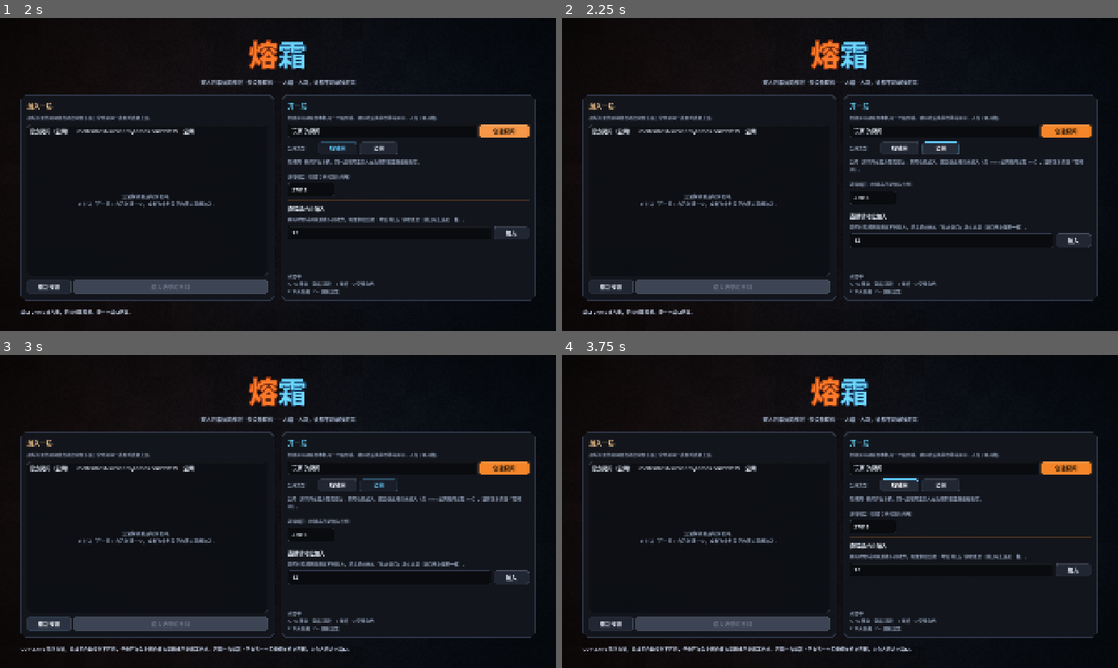
Above: before the commit, frames 1-4 (two rows, left to right).
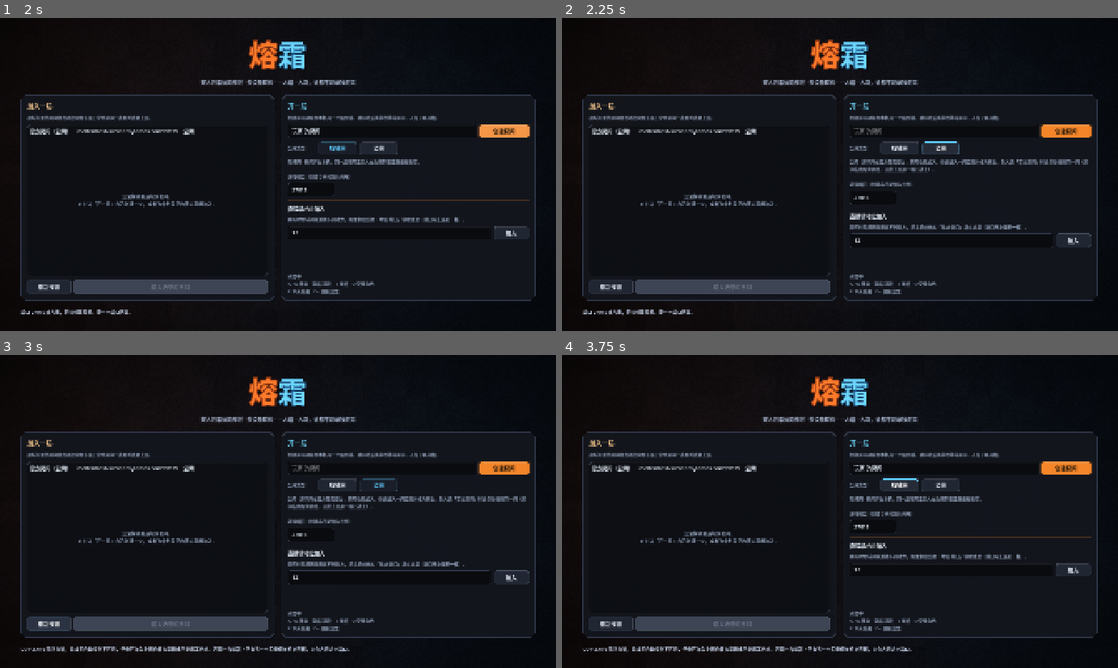
Above: after the commit, the same moments.

Repository: TCOTC/Moltenfrost
Game: Godot game, scene res://scenes/main.tscn
Same seed, same stepped clock (60 frames per second), same inputs: the game is played once before the commit and once after it.
Inputs (mouse positions are in pixels of both pictures, inside the frame that each line leads up to):
- Up to frame 1 (2 s): click (389, 233) at 0.52 s; type "12" at 0.6 s; click "创建房间" at 1.25 s
- Up to frame 2 (2.25 s): click "公网" at 2 s
- Up to frame 3 (3 s): click "重新探测" at 2.75 s
- Up to frame 4 (3.75 s): click "局域网" at 3.5 s

Frame 1 is identical in both runs. In frame 2, 0.5% of the frame differs, in the area x 52-95%, y 35-50%; in frame 3, 0.5%; in frame 4, nothing differs.

Commit message:
把公网房间接进游戏（含接线时修掉的六个 bug）
官方 27015 现在归网关，房间跑在环回 40001 起、停在大厅等人开局；**安全组不用改**。
界面上「创建房间 → 公网」= 连网关申请一间房（与点列表里的「官方房间」是同一个
网络动作）。房主改由"先进房间的人"担任，人齐之后由他开局。

接线时暴露的六个 bug，每一个在日志上都表现为"什么也没发生"：

1. **房间用过一次就作废**：人走光后没有回到大厅状态，第二批人被直接塞进一个
   已经开始的关卡（大厅不下发、一上来就生成角色），而客户端那边是卡在
   「正在等待房间信息」。整个房间池会在第一次对局之后失效。
2. **房主点了「开始游戏」没反应**：客户端也调 host_id()，而它在客户端返回 1
   （Net.is_dedicated() 在客户端是 false），客户端自己的 id 却是随机数，
   两者永不相等——守门那句直接 return，不报错。
3. **服务器端从不下发名单**：_host_game 漏设 _via_lobby，于是 in_lobby() 恒为假。
4. **客户端自己造名单**：槽位、元素、房主只有服务端知道，自造会得到
   "服务端是房主、房间名空、类型局域网"这份错内容。
5. **RPC 路径不一致导致静默失败**：驱动器把 main 挂在自己下面，路径成了
   /root/LobbyStartDrive/Main，与服务端的 /root/Main 对不上。
6. **未加引号的 heredoc 把注释里的反引号当命令执行**（server-setup.sh），
   静默改坏了 systemd 单元里的注释。

验证工具：tools/gateway-public-check.sh（大厅与房主判定 / 人齐开局进关，两阶段，
阶段之间要留够排空时间，否则上一轮的幽灵 peer 会挡住房主位置）、
tools/gateway-game-check.sh（网关的逐流 NAT 与房间隔离）、
tests/lobby_start_drive.tscn（驱动器：在无头环境里代替真人点那个按钮）。

在服务器本机验证时要连 127.0.0.1 而不是公网域名：后者走 hairpin NAT，
多数云网络不支持，表现为网关一个包都收不到（pkts_in=0），看着像网关坏了。

Diff:
--- a/scripts/lobby.gd
+++ b/scripts/lobby.gd
@@ -43,7 +43,14 @@
 @onready var _leave: Button = $Root/Layout/Footer/Buttons/Leave
 @onready var _status: Label = $Root/Layout/Footer/Status
 
-## 本机是不是房主（= 服务端）。只有房主能开局，所以这个标记决定按钮是可点还是说明。
+## 本机是不是房主。**从名单里推出来**，而不是自己去问「本机是不是服务端」。
+## 两个理由：
+##   1. 公网房间跑在专用服务端上，peer 1 是无头进程、不是玩家，那个判据在那边
+##      会让按钮永远是灰的（见 scripts/main.gd 的 host_id）。
+##   2. 这里**不能引用 Net**：--script 模式不注册自动加载单例，引用它会以
+##      「Identifier not found: Net」编译失败，而 menu.gd 引用了本文件，
+##      于是连初始界面的接线测试都跑不起来（仓库里记过这个坑）。
+##      名单里的 you 与 host 已经够用：两者同时为真就是本机是房主。
 var _is_host := false
 var _player_count := 0
 ## 一条临时说明（例如"对方已断开"）。非空时它压过按名单推出来的那句小结，
@@ -70,12 +77,12 @@
 	return "公网" if kind == Kind.PUBLIC else "局域网"
 
 
-## 打开大厅。`is_host` 决定「开始游戏」是可点还是只作说明（只有房主能开局）。
-func open(is_host: bool) -> void:
-	_is_host = is_host
+## 打开大厅。名单还没到，因此房主是谁、有几个人都要等 apply() 才知道。
+func open() -> void:
 	visible = true
 	_clear_rows()
 	_player_count = 0
+	_is_host = false
 	# 名单要等主机下发（槽位与元素只有服务端分得出来），这句占位让面板在那之前不是空的。
 	_notice = "正在等待房间信息…"
 	_refresh()
@@ -85,9 +92,10 @@
 	visible = false
 
 
-## 用服务端下发的房间信息刷新整屏。各端收到的内容相同，因此显示不会互相矛盾。
-## 形状：{name: String, kind: int, address: String, players: Array[Dictionary]}
-## 每个玩家项：{id: int, slot: int, element: int, host: bool}
+## 用服务端下发的房间信息刷新整屏。各端收到的内容相同，但是**you 是各端自己补的**
+##（见 main.gd 的 _with_local_flags），因此房主这一判断在各端会得出各自的答案。
+## 形状：{name: String, kind: int, address: String, host_id: int, players: Array[Dictionary]}
+## 每个玩家项：{id: int, slot: int, element: int, host: bool, you: bool}
 func apply(info: Dictionary) -> void:
 	_room_name.text = String(info.get("name", "未命名房间"))
 	_kind.text = "类型 · %s" % kind_name(int(info.get("kind", Kind.LAN)))
@@ -97,9 +105,12 @@
 	_address.text = address if not address.is_empty() else "—"
 	_clear_rows()
 	var entries: Array = info.get("players", [])
+	_is_host = false
 	for entry in entries:
 		if entry is Dictionary:
 			_add_row(entry)
+			if bool((entry as Dictionary).get("you", false)) and bool((entry as Dictionary).get("host", false)):
+				_is_host = true
 	_player_count = entries.size()
 	_count.text = "在场 %d 人" % _player_count
 	# 名单变了就把临时说明清掉，让位给按新名单推出来的小结。
@@ -170,23 +181,23 @@
 	else:
 		_start.disabled = not enough
 		_start.text = "开始游戏" if enough else "开始游戏（还差 %d 人）" % (MIN_PLAYERS - _player_count)
-	_start_hint.text = _hint_text(enough)
-	_set_status(_notice if not _notice.is_empty() else _summary())
+	_start_hint.text = _hint_text(enough, _is_host)
+	_set_status(_notice if not _notice.is_empty() else _summary(_is_host))
 
 
 ## 按当前名单推出来的那句小结。与 _hint_text 分开：
 ## 那一句说的是"按钮为什么能点/不能点"（常驻在按钮上方），
 ## 这一句说的是"现在是什么情况"（在底部的状态行），两者受众位置不同。
-func _summary() -> String:
-	if not _is_host:
+func _summary(is_host: bool) -> String:
+	if not is_host:
 		return "已进入房间，等房主点「开始游戏」。"
 	if _player_count >= MIN_PLAYERS:
 		return "可以开始了。也可以再等一会儿，看看还有没有人进来。"
 	return "等待对方加入。这个房间已经在局域网里广播过了，对方打开游戏就能在列表里看到它。"
 
 
-func _hint_text(enough: bool) -> String:
-	if not _is_host:
+func _hint_text(enough: bool, is_host: bool) -> String:
+	if not is_host:
 		return "已经进入房间，等房主点「开始游戏」。"
 	if enough:
 		return "人齐了，点下面的「开始游戏」进入关卡。也可以等一会儿，让更多人加入。"
--- a/scripts/main.gd
+++ b/scripts/main.gd
@@ -52,6 +52,8 @@
 var _discovery: LanDiscovery = null
 ## 等待房间。它只在**界面路径**上出现（命令行 --host/--join 仍是「连上即开局」）。
 var _lobby: Lobby = null
+## 最近一次从服务端收到的大厅信息里，房主是谁。客户端唯一的来源，见 is_local_host()。
+var _host_id_from_server := 0
 ## 本局是否已经开始。开局之前不生成任何角色：大厅只报「谁在房间里」，场上没有人。
 ##
 ## 用「不生成」而不是「生成了但冻住」：后者要先处理冻结时的物理、死亡与技能，
@@ -67,10 +69,15 @@
 var _join_target: String = ""
 ## `--advertise` 给的对外地址，只用于提示文案。空表示没给。
 var _advertise: String = ""
+## 服务端只在这个地址上监听。空 = 通配（局域网房间用）；公网房间固定为环回。
+var _bind_ip: String = ""
 var _port: int = 0
 var _notice: String = ""
 ## peer id 到槽位的对应，只在服务端维护。
 var _slots: Dictionary = {}
+## 服务端侧：玩家加入的先后。**房主由它决定**（第一个还在线的人），
+## 而不是看谁是 peer 1。理由见 host_id()。
+var _join_order: Array[int] = []
 var _stats_enabled: bool = false
 var _stats_elapsed: float = 0.0
 ## 本区间内的帧时范围。帧时本身跳动大，说明画面在抖，而不是远端角色的位置在停。
@@ -118,6 +125,7 @@
 	var opts := NetCmdline.from_process()
 	_port = int(opts.get("port", Net.DEFAULT_PORT))
 	_advertise = String(opts.get("advertise", ""))
+	_bind_ip = String(opts.get("bind", ""))
 	_stats_enabled = opts.has("net_stats")
 	# 手感数值可临时覆盖，便于不动代码地扫参。不给参数时取脚本里的默认值，
 	# 因此这里只是把命令行值写回同一个静态变量；推算式见 player.gd 里各自的注释。
@@ -146,15 +154,20 @@
 	_report_feel()
 
 	if opts.has("join"):
-		_begin_join(String(opts["join"]), _port)
+		# `--lobby` 对两个方向都适用：公网房间的客户端也停在大厅等人开局，
+		# 而它只能以客户端身份加入（见 docs/公网房间方案.md 路线 ②）。
+		# 不带则仍然是"连上即开局"——专用服务端与交付前自检依赖它。
+		_begin_join(String(opts["join"]), _port, opts.has("lobby"))
 		return
 
 	# 无头运行时没有人能点界面，因此直接当专用服务端——AGENTS.md 的交付前自检用的就是这条路径。
+	# 带了 `--lobby` 时改为停在大厅等人开始：公网房间由网关按需分配玩家，
+	# 谁先到谁当房主，因此服务端不能自己就开局（见 docs/公网房间方案.md 路线 ②）。
 	if DisplayServer.get_name() == "headless":
-		_host_game("", _port, true)
+		_host_game("", _port, true, opts.has("lobby"))
 		return
 	if opts.has("host"):
-		_host_game("", _port, false)
+		_host_game("", _port, false, opts.has("lobby"))
 		return
 	# 有画面而不带参数：停在初始界面上，由玩家决定创建房间还是加入别人的房间。
 	_show_menu(_port)
@@ -211,7 +224,7 @@
 	_hud.visible = false
 	_menu_camera.enabled = true
 	_menu_camera.make_current()
-	_lobby.open(Net.is_server())
+	_lobby.open()
 	_refresh_lobby()
 
 
@@ -220,30 +233,89 @@
 		_lobby.close()
 
 
-## 把本机的那份名单画出来。服务端与客户端走同一个函数，
-## 区别只在名单从哪来（本地构造 vs 收到的 RPC），因此两端的显示不会分叉。
+## 把本机的那份名单画出来。**只有服务端构造名单**：槽位、元素、房主都只有它知道，
+## 客户端自己造会造出一份错内容——它会把自己那个 peer 1（就是服务端）当成房主、
+## 房间名与类型都是自己的默认值（实测：客户端显示“房主 peer 1”“房间「」类型局域网”，
+## 而服务端报的是完全不同的东西）。客户端只等 _rpc_lobby_info。
 func _refresh_lobby() -> void:
-	if _lobby == null:
-		return
-	_lobby.apply(_with_local_flags(_lobby_info()))
+	if _lobby == null or not Net.is_server():
+		return
+	_apply_lobby(_lobby_info())
+
+
+## 把名单落到界面上，并留一行日志。两端的名单（服务端自己构造的、客户端收到的）
+## 都汇聚到这里，因此“谁在什么时候看到几号人”只有一个来源。
+##
+## 那行日志不是装饰：公网房间里“客户端卡在大厅的等待文案上”与“服务端没下发名单”
+## 在日志上完全一样（都是什么也没发生），而只有这一行能区分它们——
+## 收到了没有、收到几个人、房主是谁。因此它留在正式代码里，不进测试脚本。
+func _apply_lobby(info: Dictionary) -> void:
+	_host_id_from_server = int(info.get("host_id", 0))
+	var marked := _with_local_flags(info)
+	if _lobby != null:
+		_lobby.apply(marked)
+	var who := int(info.get("host_id", 0))
+	var players: Array = marked.get("players", [])
+	print("[lobby] 名单：%d 人  房主 peer %d  房间「%s」 类型 %s  %s" % [
+		players.size(), who, String(info.get("name", "")),
+		Lobby.kind_name(int(info.get("kind", 0))),
+		"我是房主" if is_local_host() else "等待房主",
+	])
 
 
 ## 服务端把名单下发给各端。客户端不能自己推：槽位与元素只有服务端分配得出来。
+##
+## 下发的条件**不看本机的大厅界面是否可见**：公网房间是无头的，它没有可见的大厅，
+## 但必须把名单下发出去，否则客户端根本进不了大厅（它们的界面上会一直是空的）。
 func _broadcast_lobby() -> void:
-	# 不在大厅里就不发。对局中重发名单没有接收方，而这条路径会被
-	# peer_connected/peer_disconnected 无条件调到，包括晚加入的时候。
-	if _lobby == null or not _lobby.visible:
-		return
-	_refresh_lobby()
+	if _lobby != null and _lobby.visible:
+		_refresh_lobby()
+	if not in_lobby():
+		return
 	if Net.is_server() and not multiplayer.get_peers().is_empty():
 		_rpc_lobby_info.rpc(_lobby_info())
+
+
+## 本局是不是还停在大厅。服务端与客户端共用同一个判据，
+## 因此"什么时候该显示名单、什么时候该收下"两端不会分叉。
+func in_lobby() -> bool:
+	return _via_lobby and not _game_started
+
+
+## 房间的房主。**由"谁先进来"决定**，不是看谁是 peer 1。
+##
+## 为什么不能看 peer 1：公网房间跑在专用服务端上，peer 1 是那个无头进程、
+## 根本不是玩家，于是 `Net.is_server()` 在所有客户端上都是 false——
+## 按它判断的话这个房间**没有人能开局**（按钮永远是灰的）。
+## 局域网房间不受影响：它的 peer 1 就是房主自己，两者结果一致。
+##
+## **这个函数只在服务端有意义**（加入顺序只有服务端有）。
+## 客户端请用 is_local_host()——它读的是服务端下发的那一份。
+## 实测踩到的坑：早先客户端也调这里，`Net.is_dedicated()` 在客户端是 false，
+## 于是它返回 1，而客户端自己的 id 是随机数，两者永不相等——
+## 结果是房主点了「开始游戏」**什么也没发生**（守门那句直接 return，不报错）。
+func host_id() -> int:
+	if not Net.is_server():
+		return 0
+	if not Net.is_dedicated():
+		return 1
+	if _join_order.is_empty():
+		return 0
+	return _join_order[0]
+
+
+## 本机是不是房主。两端各用自己的那份信息：
+##   服务端 —— 自己算的 host_id()
+##   客户端 —— **服务端下发的那一份**（自己算不出来）
+func is_local_host() -> bool:
+	var who := host_id() if Net.is_server() else _host_id_from_server
+	return who != 0 and who == Net.local_id()
 
 
 ## 大厅要显示的内容。形状见 Lobby.apply 的说明。
 func _lobby_info() -> Dictionary:
 	var entries: Array = []
-	# 房主本人（peer 1）也是一个玩家。专用服务端不是玩家，但它不会走到这里
-	#（无头启动不开界面），因此 _room_name 与 _join_hint 在那边也不适用。
+	# 房主本人（peer 1）也是一个玩家。专用服务端不是玩家，所以不进名单。
 	if not Net.is_dedicated():
 		entries.append(_lobby_entry(1))
 	for id in multiplayer.get_peers():
@@ -252,6 +324,7 @@
 		"name": _room_name,
 		"kind": _room_kind,
 		"address": _join_hint(),
+		"host_id": host_id(),
 		"players": entries,
 	}
 
@@ -262,7 +335,7 @@
 		"id": id,
 		"slot": slot,
 		"element": _element_for(slot),
-		"host": id == 1,
+		"host": id == host_id(),
 		# 这里**不写 "you"**：它在各端是不同的，而这份字典是服务端构造后原样下发的，
 		# 写进去等于把房主的答案发给所有人（所有人都会看到自己那一行变成房主）。
 	}
@@ -285,12 +358,19 @@
 
 # ---------------------------------------------------------------- 开局
 
+## 房主点了「开始游戏」。
+##
+## 两种房间走两条路，因为"服务端"在两边不是同一个东西：
+##   局域网（listen server）—— 房主就是服务端，直接开局
+##   公网（专用服务端）—— 房主是个普通客户端，只能**请**服务端开局
+## 服务端收到请求后会再校一次发送者是不是房主（见 _rpc_request_start）。
 func _on_lobby_start_requested() -> void:
-	# 只有房主能开局。界面已经把按钮置灰，这里再判一次：
-	# 开局是不可逆的动作（会生成角色、广播通知），值得再挡一道。
-	if not Net.is_server():
-		return
-	_start_game()
+	if not is_local_host():
+		return
+	if Net.is_server():
+		_start_game()
+		return
+	_rpc_request_start.rpc_id(1)
 
 
 func _on_lobby_leave_requested() -> void:
@@ -327,8 +407,17 @@
 func _host_game(room_name: String, port: int, dedicated: bool, via_lobby: bool = false) -> void:
 	_room_name = room_name if not room_name.is_empty() else LanDiscovery.default_room_name()
 	_port = port
+	# 这两个标记必须成对设置。少设 `_via_lobby` 的后果不是界面难看，而是**名单根本不下发**——
+	# `_broadcast_lobby()` 与 `in_lobby()` 都看它，于是客户端等在大厅里什么也收不到，
+	# 而日志里只有一句“已连接到主机”。这个坑实测踩过一轮（服务器端永远不广播）。
+	_via_lobby = via_lobby
 	_game_started = not via_lobby
-	if Net.host(_port, dedicated) != OK:
+	# 只绑环回的房间就是**网关背后那件**（见 docs/公网房间方案.md 路线 ②），
+	# 因此它的类型是公网。这件事服务端自己就能判定（看绑定地址），
+	# 不需要别人告诉它——否则大厅会把它显示成局域网，与实际不符。
+	if _bind_ip.begins_with("127.") or _bind_ip == "::1":
+		_room_kind = Lobby.Kind.PUBLIC
+	if Net.host(_port, dedicated, _bind_ip) != OK:
 		# 唯一可预期的失败是端口被占用（例如开发实例还开着同一个端口）。
 		# 有画面时回到界面让人换端口重试，无头时只能把原因写进日志。
 		var message := "端口 %d 被占用，无法创建房间。换一个端口再试。" % _port
@@ -376,6 +465,8 @@
 	_game_started = false
 	_via_lobby = false
 	_room_kind = Lobby.Kind.LAN
+	_join_order.clear()
+	_host_id_from_server = 0
 	if DisplayServer.get_name() == "headless":
 		# 无头运行时没有界面可回，停在"尚未开始会话"状态即可。
 		_refresh_status()
@@ -402,6 +493,14 @@
 func _start_announcing() -> void:
 	if Net.port <= 0:
 		print("[lan] 本机端口由系统分配，不广播房间（别人拿不到可以连接的端口）")
+		return
+	# 绑环回的房间不广播：局域网里的人即使看到这个房间也连不上——房间的地址是
+	# 127.0.0.1，游戏端口也只在本机环回上监听。广播只会往别人的列表里塞一个假条目。
+	# 公网房间靠网关发现，不需要广播。
+	if _bind_ip.begins_with("127.") or _bind_ip == "::1":
+		print("[lan] 房间只绑在环回上（%s），不广播到局域网：对方应经网关 %s 加入" % [
+			_bind_ip, _join_hint(),
+		])
 		return
 	_discovery.announce(func() -> Dictionary:
 		return {
@@ -423,8 +522,30 @@
 
 
 func _on_menu_host_requested(room_name: String, port: int, kind: int) -> void:
+	if kind == Lobby.Kind.PUBLIC:
+		_create_public_room(room_name)
+		return
 	_room_kind = kind
 	_host_game(room_name, port, false, true)
+
+
+## 「创建房间 → 公网」。
+##
+## 它**不是在本机开服务端**：公网房间必须开在一台有公网地址的机器上（见
+## docs/公网房间方案.md）。因此这里走的是"连到官方网关，由它分配一个房间"，
+## 与列表里点「官方房间」是同一个网络动作。区别只在界面怎么描述这件事，
+## 以及房间里的人从哪来（网关把下一个人也分到这个房间）。
+##
+## 代价要说清楚：房间名是官方服务端给的，玩家在这里填的名字用不上（服务端不知道）。
+## 想让玩家自己命名，需要把名字随握手一起发（方案文档里的 ②b，要自定义 peer）。
+func _create_public_room(room_name: String) -> void:
+	_room_kind = Lobby.Kind.PUBLIC
+	var host := ProductConfig.official_host()
+	var port := ProductConfig.official_port()
+	print("[session] 创建公网房间：经官方网关 %s:%d 分配（本机填的名字「%s」由服务端忽略）" % [
+		host, port, room_name,
+	])
+	_begin_join(host, port, true)
 
 
 func _on_menu_join_requested(address: String, port: int) -> void:
@@ -443,11 +564,15 @@
 ## 对方应当填的 "地址:端口"。优先用 `--advertise` 给的值，否则用本机的局域网地址。
 ## 存在的理由：云服务器上 IP.get_local_addresses() 只有 VPC 私网地址（172.16.x.x），
 ## 对外没有意义；而公网地址是 NAT 映射的，网卡上根本不存在，程序无从得知。
+##
+## `--advertise` 允许带端口（"host:port"）。公网房间必须这么给：它自己监听的是
+## 40000 段的一个环回端口，而对方该填的是**网关**的 27015，两者不同，
+## 所以不能让这里用 _port 去拼。局域网仍然只给地址，端口取本机实际监听的那个。
 func _join_hint() -> String:
+	if not _advertise.is_empty():
+		return _advertise if _advertise.contains(":") else "%s:%d" % [_advertise, _port]
 	if _port <= 0:
 		return ""
-	if not _advertise.is_empty():
-		return "%s:%d" % [_advertise, _port]
 	for address in _lan_addresses():
 		return "%s:%d" % [address, _port]
 	return ""
@@ -482,6 +607,10 @@
 	print("[session] peer %d 已连接" % id)
 	# 只有服务端负责生成角色，其余 peer 等生成包到达即可。
 	if Net.is_server():
+		# 加入顺序要**先记**：host_id() 取的是第一个还在线的人，
+		# 而下面那句 _broadcast_lobby() 会把它写进下发的名单里。
+		if not _join_order.has(id):
+			_join_order.append(id)
 		# 槽位在**连接的那一刻**就分配，而不是等到开局。理由是大厅要显示
 		# 「谁是熔、谁是霜」（元素由槽位推出来，见 _element_for）；
 		# 等到开局才分的话，大厅里只能显示一串没有意义的 peer 号。
@@ -501,12 +630,36 @@
 	# 同样只有服务端负责销毁；这次销毁由 MultiplayerSpawner 同步给其余 peer。
 	if Net.is_server():
 		_slots.erase(id)
+		# 退出的若是房主，host_id() 会自动交给下一个还在线的人（见它的实现）。
+		# 这就是为什么房主不能是一个固定下发过一次的 id。
+		_join_order.erase(id)
 		_game.on_peer_left(id)
 		var player := _players.get_node_or_null(_peer_node_name(id))
 		if player != null:
 			player.queue_free()
 	_broadcast_lobby()
+	# 房间里一个人都不剩时回到空闲状态，等下一批人。
+	#
+	# **公网房间必须这样做。** 它们由网关按需使用，而一个"用过一次就永远停在对局中"
+	# 的房间会让整个房间池在第一次对局之后就失效：后面连进来的人会被直接塞进一个
+	# 已经开始的关卡（大厅不下发、一上来就生成角色，而客户端那边的表现是
+	# 一直卡在「正在等待房间信息」）。
+	# 实测踩到过：一次成功的对局之后该房间就再也不发大厅名单，看着像网关坏了。
+	if Net.is_server() and _via_lobby and multiplayer.get_peers().is_empty():
+		_reset_to_lobby()
 	_refresh_status()
+
+
+## 把房间收回空闲状态：清掉这一局留下的一切，重新打开大厅等下一批玩家。
+## 走的是与首次进大厅完全相同的那条路径（_show_lobby），因此两处的状态不会分叉。
+func _reset_to_lobby() -> void:
+	_game_started = false
+	# 加入顺序必须清掉：房主是"第一个进来的人"，而上一局的顺序留着的话，
+	# 下一批人里会有一个早就不在房间里的 peer 被认成房主 —— 于是谁也点不了开始。
+	_join_order.clear()
+	_clear_players()
+	print("[lobby] 房间已回到空闲状态，等下一批玩家")
+	_show_lobby()
 
 
 ## MultiplayerSpawner 的生成函数。各端都会用同一份参数调用它，
@@ -716,9 +869,22 @@
 ## 「两端各持一份名单、其中一份落后了」这种 bug 的代价。
 @rpc("authority", "call_remote", "reliable")
 func _rpc_lobby_info(info: Dictionary) -> void:
-	if _lobby == null:
-		return
-	_lobby.apply(_with_local_flags(info))
+	_apply_lobby(info)
+
+
+## 客户端向服务端请求开局（公网房间里房主是个普通客户端，见 _on_lobby_start_requested）。
+##
+## `any_peer` 是必须的：发起者不是权威节点。因此**服务端必须自己校发送者**，
+## 不能假定“能调到我这个方法的都是好人”——否则任何一个客户端都能把全房间拉进对局。
+@rpc("any_peer", "call_remote", "reliable")
+func _rpc_request_start() -> void:
+	if not Net.is_server():
+		return
+	var sender := multiplayer.get_remote_sender_id()
+	if sender != host_id():
+		print("[session] 忽略 peer %d 的开局请求：房主是 peer %d" % [sender, host_id()])
+		return
+	_start_game()
 
 
 # ---------------------------------------------------------------- 状态显示
--- a/scripts/menu.gd
+++ b/scripts/menu.gd
@@ -84,7 +84,9 @@
 	_lan_kind.button_pressed = true
 	_lan_kind.toggled.connect(func(on: bool) -> void: if on: _set_room_kind(Lobby.Kind.LAN))
 	_pub_kind.toggled.connect(func(on: bool) -> void: if on: _set_room_kind(Lobby.Kind.PUBLIC))
-	_refresh_kind_hint()
+	# 走同一条设置路径而不是直接 _refresh_kind_hint()：房间名那一格的锁状态也归它管，
+	# 两条路会分成两种初始状态。
+	_set_room_kind(Lobby.Kind.LAN)
 	# 探测逻辑是界面自己的子节点：界面关掉就不再接收广播，也就不会占用探测端口。
 	_discovery = LanDiscovery.new()
 	_discovery.rooms_changed.connect(_on_rooms_changed)
@@ -140,22 +142,23 @@
 	_start_probing()
 
 
-## 创建房间：把房间名、端口与公开类型交给入口脚本，由它决定怎么启动服务端。
+## 创建房间。局域网在本机开服务端；公网是连到官方网关、由它分配一个房间
+## （见 scripts/main.gd 的 _create_public_room）。两者都只发信号，怎么启动由入口脚本决定。
 func _on_host_pressed() -> void:
-	var port := _parse_port()
-	if port <= 0:
-		return
-	if _room_kind == Lobby.Kind.PUBLIC:
-		# 公网房间要开在官方服务器上，而服务端那一侧还没有（见 docs/公网房间方案.md）。
-		# 这里如实说明，而不是在本机开一个表面叫“公网”的房间：
-		# 那种房间跨网根本连不上，而界面上它看起来与真公网房间一模一样。
-		_set_status("公网房间需要官方服务端支持，当前版本请选「局域网」。")
-		return
 	var room_name := _room_name.text.strip_edges()
 	if room_name.is_empty():
 		room_name = LanDiscovery.default_room_name()
 	# 写回界面，让玩家看到实际生效的房间名。
 	_room_name.text = room_name
+	if _room_kind == Lobby.Kind.PUBLIC:
+		# 这一条不校验端口：公网房间开在官方服务器上，本机这个端口根本用不上，
+		# 而因为它填错就不让创建会让人莫名其妙。
+		_set_busy("正在向官方服务器申请房间…")
+		host_requested.emit(room_name, 0, _room_kind)
+		return
+	var port := _parse_port()
+	if port <= 0:
+		return
 	_set_busy("正在创建房间…")
 	host_requested.emit(room_name, port, _room_kind)
 
@@ -184,14 +187,21 @@
 ## 切换公开类型。只改状态与那行说明，不发信号——发信号是点「创建房间」时的事。
 func _set_room_kind(kind: int) -> void:
 	_room_kind = kind
+	# 公网房间的名字由官方服务端给（它不知道本机填了什么），因此这一格在公网下锁上。
+	# 留着一个填了但不生效的输入框是最差的一种：玩家会以为房间名是他定的。
+	# `not _busy` 那一半是必要的：创建进行中时所有输入都被锁着，
+	# 而这里若只按类型判断，会把那一格在这一刻意外解锁。
+	_room_name.editable = kind != Lobby.Kind.PUBLIC and not _busy
 	_refresh_kind_hint()
 
 
 ## 类型说明。两个选项各有一句“选了会怎么样”，而不是只给一个名字：
-## “公网/局域网”对不熟悉网络的人来说不是自明的，尤其是跨网时能不能连上这件事。
+## “公网/局域网”对不熟悉网络的人来说不是自明的，尤其是跨网时能不能加入这件事。
+## 公网那句还要说清一个容易被误解的点：那个按钮不是在“本机开服”，
+## 玩家拿到的是官方服务器上的一间房。
 func _refresh_kind_hint() -> void:
 	if _room_kind == Lobby.Kind.PUBLIC:
-		_kind_hint.text = "公网 · 房间开在官方服务器上，跨网也能加入。服务端支持尚未接入（见 docs/公网房间方案.md），当前版本请选「局域网」。"
+		_kind_hint.text = "公网 · 房间开在官方服务器上，跨网也能加入。你会进入一间空房并成为房主，别人选「官方房间」时会与你分到同一间（房间名由服务器给，因此上面那一格已锁上）。"
 	else:
 		_kind_hint.text = "局域网 · 房间开在本机，同一局域网里的人在左侧列表里就能看到它。"
 
@@ -363,6 +373,9 @@
 		else:
 			(node as Button).disabled = not enabled
 	if enabled:
+		# 解除锁定时要把公网下该锁的那一格重新锁上：上面那个循环是“一刀切”，
+		# 而房间名在公网下始终不可编辑（理由见 _set_room_kind）。
+		_room_name.editable = _room_kind != Lobby.Kind.PUBLIC
 		_update_join_enabled()
 
 
--- a/scripts/net/net.gd
+++ b/scripts/net/net.gd
@@ -190,10 +190,17 @@
 	return multiplayer.get_unique_id()
 
 
-## 开始监听。绑定地址用默认的通配符，因此环回与局域网网卡同时生效：
+## 开始监听。默认绑定地址是通配符，因此环回与局域网网卡同时生效：
 ## 同一台机器上的第二个实例连 127.0.0.1，局域网内其他设备连内网 IP，都不需要额外配置。
-func host(p_port: int = DEFAULT_PORT, p_dedicated: bool = false) -> Error:
+##
+## `bind_ip` 只在**公网房间**里用，且固定传环回（见 docs/公网房间方案.md 路线 ②）：
+## 那些房间由网关在 27015 上分流，房间自己的端口（40000 段）不该出现在任何对外网卡上。
+## 这样即便安全组以后意外放行了那一段，外部也进不来——安全边界不靠安全组单独撑着。
+## 注意 create_server() 没有绑定地址参数，要先用 set_bind_ip() 指定。
+func host(p_port: int = DEFAULT_PORT, p_dedicated: bool = false, bind_ip: String = "") -> Error:
 	var peer := ENetMultiplayerPeer.new()
+	if not bind_ip.is_empty():
+		peer.set_bind_ip(bind_ip)
 	var err := peer.create_server(p_port, MAX_CLIENTS)
 	if err != OK:
 		push_error("端口 %d 无法监听：%s" % [p_port, error_string(err)])
--- a/scripts/net/net_cmdline.gd
+++ b/scripts/net/net_cmdline.gd
@@ -10,6 +10,11 @@
 ## 但直接写在引擎参数里也接受。`--host` 这类名字不与引擎自带参数冲突，
 ## 而未识别的参数引擎会忽略（官方文档明确写了不会给出任何提示），
 ## 所以两种写法都扫一遍，后扫到的覆盖先扫到的。
+##
+## 与服务端分流相关的两个参数：
+##   --bind <地址>   服务端只在该地址上监听（公网房间传 127.0.0.1）
+##   --lobby         停在大厅，等房主点开始（不带则连上即开局）。
+##                   `--host` 与 `--join` 两个方向都适用。
 
 
 ## 读取本进程的命令行，返回形如 {"host": true, "join": "1.2.3.4", "port": 27015} 的字典。
@@ -54,6 +59,19 @@
 					i += 1
 			"--net-stats":
 				opts["net_stats"] = true
+			"--lobby":
+				# 启动后停在大厅，等人齐由房主点开始。公网房间用这个：它们由网关按需
+				# 分配玩家，谁先到谁当房主，因此服务端不能自己就开局。
+				# 不带这个开关的无头启动仍然是"连上即开局"——交付前自检依赖它。
+				opts["lobby"] = true
+			"--bind":
+				# 服务端的绑定地址。公网房间固定传 127.0.0.1，理由见 net.gd 的 host()。
+				var bind_raw := _value_at(args, i + 1)
+				if bind_raw.is_empty():
+					push_error("--bind 后面需要接一个地址，例如 --bind 127.0.0.1")
+				else:
+					opts["bind"] = bind_raw
+					i += 1
 			"--autopilot":
 				opts["autopilot"] = true
 			"--autopilot-stop":
--- /dev/null
+++ b/tests/lobby_start_drive.gd
@@ -0,0 +1,122 @@
+extends Node
+## 「等待大厅 → 人齐 → 房主开局 → 两人进同一关」这条路径的驱动器。
+##
+## 用法（以场景为入口跑一个**客户端**，两个客户端都跑它）：
+##   godot --headless --path . res://tests/lobby_start_drive.tscn -- \
+##         --join <网关或主机> --port 27015 --lobby
+##
+## 为什么要它：headless 的客户端点不了按钮，而"人齐才允许开始"是需求的核心，
+## 而 tools/net-smoke.mjs 走的全是 `--host`/`--join` 的"连上即开局"，
+## 因此这条路径原先没有任何自动检查覆盖。
+##
+## 两个客户端跑同一个场景，各自按自己的角色行事：
+##   房主  —— 看到 ≥2 人时请求开局（就是真人点那个按钮会走的那条路）
+##   非房主 —— 什么都不做，只等开局通知
+## 两边的断言是一样的：`_game_started` 变真 + 场上出现 2 个角色。
+## 非房主那一边同时证明了**开局通知真的广播到了客户端**（只断言房主那侧不够）。
+##
+## 退出码 0 表示通过。
+
+const MAIN_SCENE := preload("res://scenes/main.tscn")
+## 等开局的上限。要容得下：连上（约 1 秒）+ 名单下发 + 另一个客户端进来 + 生成包往返。
+const WAIT_LIMIT := 40.0
+## 开局之后等生成包的时间。
+const SETTLE := 2.0
+
+var _main: Node = null
+var _elapsed := 0.0
+var _settle_left := -1.0
+var _finished := false
+var _requested := false
+var _diag_left := 0.0
+var _frames := 0
+
+
+func _ready() -> void:
+	_main = MAIN_SCENE.instantiate()
+	# **必须挂到 /root 下、并延用 "Main" 这个名字。**
+	# 入口脚本上的 @rpc 走的是固定路径 /root/Main（与 Game 的 /root/Main/Game 同理），
+	# 路径对不上时 RPC 是**静默失败**的——不报错，只是什么都没发生。
+	# 挂在驱动器下面时路径成了 /root/LobbyStartDrive/Main，于是客户端永远收不到大厅名单
+	# （实测：服务端日志里名单一直是对的，而客户端只有一句“已连接到主机”）。
+	get_tree().root.add_child.call_deferred(_main)
+	_main.name = "Main"
+
+
+func _process(delta: float) -> void:
+	# 无条件打一行首帧诊断，**放在所有 return 之前**：这条路径上一旦某个判据提前返回，
+	# 后面那些带条件的日志都打不出来，现象就是"驱动器一行都没输出"。
+	# 已实测踩到：加了周期自查却排在 `lobby == null` 的 return 之后，什么也看不到。
+	_frames += 1
+	if _frames == 1 or _frames == 300:
+		print("[drive] 第 %d 帧：main=%s lobby=%s（进程在跑，脚本已加载）" % [
+			_frames, _main != null,
+			_main != null and _main.get("_lobby") != null,
+		])
+	if _finished:
+		return
+	_elapsed += delta
+
+	if _settle_left > 0.0:
+		_settle_left -= delta
+		if _settle_left <= 0.0:
+			_finish()
+		return
+
+	var started := bool(_main.get("_game_started"))
+	if started:
+		print("[drive] 对局已开始（%s）。等 %.1f 秒让生成包到达" % [_role(), SETTLE])
+		_settle_left = SETTLE
+		return
+
+	var lobby = _main.get("_lobby")
+	if lobby == null:
+		return
+	var count := int(lobby.get("_player_count"))
+	var is_host := bool(lobby.get("_is_host"))
+	# 周期性把自己的判断依据打出来。两个"我是不是房主"的判据是分开实现的
+	#（入口脚本的 is_local_host() 比下发的那份 id，大厅的 _is_host 看名单里哪一行
+	# 同时是 you 与 host），两者不一致时现象是"日志说我是房主，但按钮没反应"，
+	# 而只有把这两个值并排打出来才看得见是哪一个不对。
+	_diag_left -= delta
+	if _diag_left <= 0.0:
+		_diag_left = 5.0
+		print("[drive] 自查：大厅人数=%d 大厅判我=%s 入口脚本判我=%s 已开局=%s" % [
+			count, is_host, bool(_main.call("is_local_host")), started,
+		])
+	if is_host and not _requested and count >= 2:
+		_requested = true
+		print("[drive] 房主：名单里有 %d 人，请求开局（真人点「开始游戏」走的就是这里）" % count)
+		_main.call("_on_lobby_start_requested")
+
+	if _elapsed > WAIT_LIMIT:
+		_finished = true
+		push_error("[drive] %.0f 秒内没有开局（%s，大厅人数=%d，本机是房主=%s）" % [
+			WAIT_LIMIT, _role(), count, is_host,
+		])
+		get_tree().quit(1)
+
+
+func _finish() -> void:
+	_finished = true
+	var players := _player_count()
+	print("[drive] %s：场上角色 %d 个" % [_role(), players])
+	if players < 2:
+		push_error("[drive] %s：开局之后场上只有 %d 个角色（期望 %d）" % [_role(), players, 2])
+		get_tree().quit(1)
+		return
+	print("[drive] %s：通过" % _role())
+	get_tree().quit(0)
+
+
+## 本机在这次对局里的角色。用它区分两端的日志，排查时一眼看得出是谁。
+func _role() -> String:
+	return "房主" if _requested else "非房主"
+
+
+func _player_count() -> int:
+	var count := 0
+	for child in _main.get_node("Players").get_children():
+		if child is Player:
+			count += 1
+	return count
--- /dev/null
+++ b/tests/lobby_start_drive.tscn
@@ -0,0 +1,6 @@
+[gd_scene load_steps=2 format=3]
+
+[ext_resource type="Script" path="res://tests/lobby_start_drive.gd" id="1_drive"]
+
+[node name="LobbyStartDrive" type="Node"]
+script = ExtResource("1_drive")
--- a/tests/menu_test.gd
+++ b/tests/menu_test.gd
@@ -185,22 +185,31 @@
 		_ok(int(_host_calls[0][1]) == MENU_PORT, "端口应当取自输入框，实际 %d" % int(_host_calls[0][1]))
 		_ok(int(_host_calls[0][2]) == Lobby.Kind.LAN, "默认应当是局域网类型，实际 %d" % int(_host_calls[0][2]))
 
-	# 选公网：必须**不发信号**，只在状态栏说明。这一条锁的是“界面不假装功能已具备”——
-	# 真让它发出 host_requested，入口脚本会在本机开一个跨网连不上的房间，
-	# 而界面上它与真公网房间长得一模一样，事后极难看出是假的。
+	# 选公网：现在它是一条**能走的路**（经官方网关申请房间），因此应当发出 host_requested，
+	# 并且带上 PUBLIC 类型。端口不参与（传 0）：公网房间开在官方服务器上，本机这个端口用不上，
+	# 所以这一条也不该因为端口框里是垃圾而被拦住。
 	_button("KindRow/Public").button_pressed = true
-	_line("HostRow/RoomName").text = CUSTOM_ROOM_NAME
-	_button("HostRow/Host").pressed.emit()
-	_ok(_host_calls.size() == 1, "选公网时创建房间不应当再发一次 host_requested，实际共 %d 次" % _host_calls.size())
-	_ok(_status().text.contains("公网"), "选公网时状态栏应当说明它需要官方服务端，实际「%s」" % _status().text)
+	_ok(not _line("HostRow/RoomName").editable, "选公网后房间名那一格应当锁上（名字由官方服务器给）")
+	_line("PortRow/Port").text = NOT_A_PORT
+	_button("HostRow/Host").pressed.emit()
+	_ok(_host_calls.size() == 2, "选公网后点创建应当再发一次 host_requested，实际共 %d 次" % _host_calls.size())
+	if _host_calls.size() == 2:
+		_ok(int(_host_calls[1][2]) == Lobby.Kind.PUBLIC, "公网创建应当带上 PUBLIC 类型，实际 %d" % int(_host_calls[1][2]))
+		_ok(int(_host_calls[1][1]) == 0, "公网创建不应当依赖本机端口，实际传了 %d" % int(_host_calls[1][1]))
 	_ok(_label("KindHint").text.contains("公网"), "类型说明行应当跟着切到公网的说明")
 
-	# 切回局域网：再点一次应当能正常创建，且带上的类型是局域网。
+	# 切回局域网：房间名那一格要重新可编辑，并且再点一次应当能正常创建。
+	# 先解除忙碌状态：创建进行中时所有输入都被锁着，而真人要等到连接有结果才能改，
+	# 因此不解除就直接切类型并不反映真实路径。
+	_menu.set_message("自检：解除忙碌")
 	_button("KindRow/Lan").button_pressed = true
-	_button("HostRow/Host").pressed.emit()
-	_ok(_host_calls.size() == 2, "切回局域网后应当能再次创建房间，实际共 %d 次" % _host_calls.size())
-	if _host_calls.size() == 2:
-		_ok(int(_host_calls[1][2]) == Lobby.Kind.LAN, "切回局域网后应当带上局域网类型，实际 %d" % int(_host_calls[1][2]))
+	_ok(_line("HostRow/RoomName").editable, "切回局域网后房间名那一格应当恢复可编辑")
+	_line("PortRow/Port").text = str(MENU_PORT)
+	_button("HostRow/Host").pressed.emit()
+	_ok(_host_calls.size() == 3, "切回局域网后应当能再次创建房间，实际共 %d 次" % _host_calls.size())
+	if _host_calls.size() == 3:
+		_ok(int(_host_calls[2][2]) == Lobby.Kind.LAN, "切回局域网后应当带上局域网类型，实际 %d" % int(_host_calls[2][2]))
+		_ok(int(_host_calls[2][1]) == MENU_PORT, "局域网创建应当用本机端口，实际 %d" % int(_host_calls[2][1]))
 
 	# 手动加入：地址与端口都取自输入框。
 	# 计数用"调用前先记一笔"的方式，不写死序号——上一个阶段已经发过两次 join_requested，
Not shown, changed: docs/公网房间方案.md
Not shown, added: tools/gateway-public-check.sh
Not shown, changed: tools/server-setup.sh
